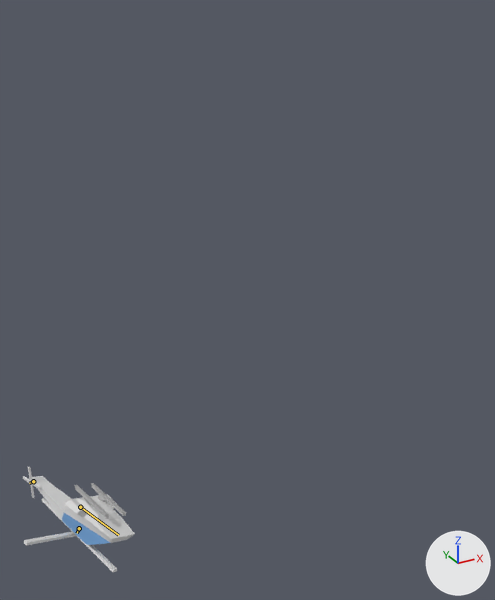
The Blender file Assets/Models/Helicopter/helicopter.blend: old version first, new version second.
One viewpoint serves both versions: a camera (50 mm lens) standing at (-8.57, -9.36, 1.37) and looking at (-3.29, 0.24, -3.43). Arrows for +X, +Y and +Z are at lower right; the lights stay in place. Both versions are drawn at frame 27 of the action 'Crashing'; the numbers are the values there. The bones that bend it are drawn over the model as lines.

Objects in the first picture: 'HelicopterMesh'.
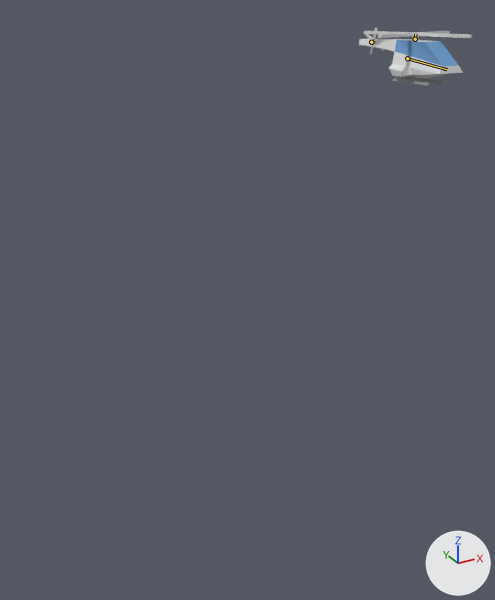
Patch to the scene script:
```diff
--- a/Assets/Models/Helicopter/helicopter.blend.py
+++ b/Assets/Models/Helicopter/helicopter.blend.py
@@ bone_body @@
 bone_body = bpy.data.objects['Helicopter'].pose.bones['Body']
-bone_body.location = (6.679, 1.149, -6.695)
-bone_body.rotation_quaternion = (0.23, -0.162, 0.947, 0.084)  # degrees (-6, 152, 18)
+bone_body.location = (0.0, 0.0, 0.0)
+bone_body.rotation_quaternion = (1.0, 0.0, 0.0, 0.0)  # degrees (0, 0, 0)
@@ bone_mainrotor @@
 bone_mainrotor = bpy.data.objects['Helicopter'].pose.bones['MainRotor']  # child of 'Body'
-bone_mainrotor.rotation_quaternion = (0.707, 0.0, 0.707, 0.0)  # degrees (0, 90, 0)
+bone_mainrotor.rotation_quaternion = (-0.76, 0.0, 0.579, 0.0)  # degrees (0, -75, 0)
@@ bone_tailrotor @@
 bone_tailrotor = bpy.data.objects['Helicopter'].pose.bones['TailRotor']  # child of 'Body'
-bone_tailrotor.rotation_quaternion = (0.707, 0.0, 0.707, 0.0)  # degrees (0, 90, 0)
+bone_tailrotor.rotation_quaternion = (-0.76, 0.0, 0.579, 0.0)  # degrees (0, -75, 0)
```

Boxes (x1, y1, x2, y2) around the edits, measured in the pictures (495 x 600 px):
'HelicopterMesh', posed (44% shorter): before (23, 467, 135, 572); after (359, 28, 472, 86)
bone 'Body', root to tip: before (80, 507) to (118, 535); after (407, 58) to (447, 69)
bone 'MainRotor', root to tip: before (79, 528) to (77, 533); after (415, 39) to (415, 34)
bone 'TailRotor', root to tip: before (33, 481) to (29, 483); after (371, 42) to (374, 40)
